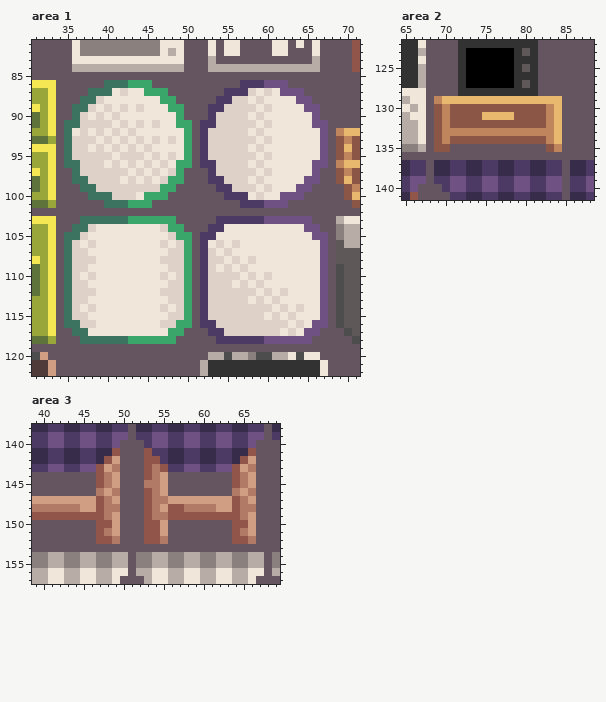
One commit to this pixel-art file: Assets/Yaya/Artwork/Environment/Furniture.ase. The first picture shows the starting point.
256x256 pixels, 1 frame. Colours within 5 levels of each other are drawn and written as one. Shown: area 1: x 31..71, y 81..122; area 2: x 65..88, y 122..141; area 3: x 39..69, y 138..157. The commit also changed other parts of the picture, which this record leaves out.
And afterwards:
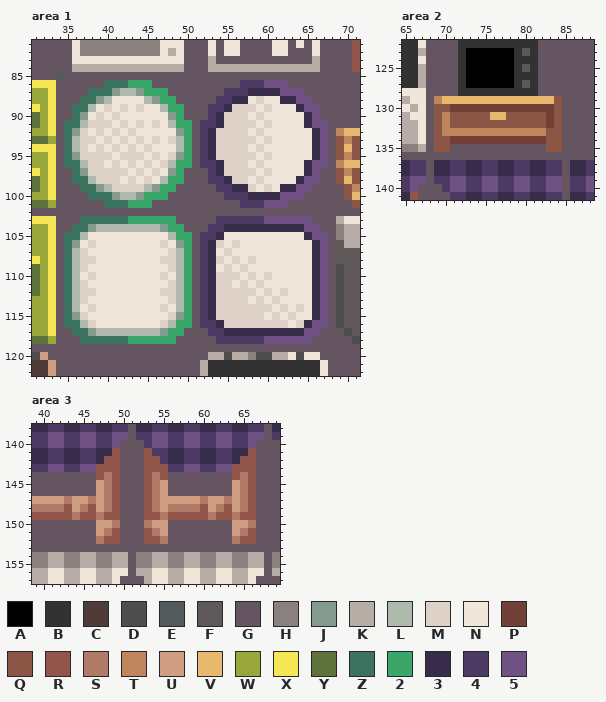
Palette (. is transparent): A #000000  B #323232  C #503b3b  D #4d4d4d  E #54595c  F #5e5858  G #655561  H #8a817f  J #859a8e  K #b8aca7  L #afb8ac  M #ded2c8  N #f0e6da  P #734037  Q #8c5646  R #925549  S #b17a66  T #bf855c  U #d09e83  V #e8b86f  W #99a63a  X #f5e753  Y #5e733b  Z #3c7360  2 #3aa669  3 #372c4a  4 #4d3a64  5 #6f5283
The exact change:
Changed rows in their new state; - is an unchanged pixel.
Area 1, layer "Furniture":
first column x 34:
 85 E--------------------------------
 87 -------JLLJ-------------3333-----
 88 -----JL----LJ---------33----33---
 89 ----L--------L-------3--------3--
 90 ---J----------J-----3----------3-
 91 ---L----------L-----3----------3-
 92 --J------------J---3------------3
 93 --L------------L---3------------3
 94 --L------------L---3------------3
 95 --J------------J---3------------3
 96 ---L----------L-----3----------3-
 97 ---J----------J-----3----------3-
 98 ----L--------L-------3--------3--
 99 -----JL----LJ---------33----33---
100 -------JLLJ-------------3333-----
first column x 36:
104 --JLLLLLLLLJ-------3333333333--
105 -L----------L-----3----------3-
106 J------------J---3------------3
107 L------------L---3------------3
108 L------------L---3------------3
109 L------------L---3------------3
110 L------------L---3------------3
111 L------------L---3------------3
112 L------------L---3------------3
113 L------------L---3------------3
114 L------------L---3------------3
115 J------------J---3------------3
116 -L----------L-----3----------3-
117 --JLLLLLLLLJ-------3333333333--
Area 2, layer "Furniture":
first column x 70:
129 --------------Q
130 QPPPPPPPPPPPPPQ
131 -----Q--Q----PQ
132 -------------PQ
133 -------------QQ
134 QPPPPPPPPPPPPQQ
135 --------------Q
Area 3, layer "Furniture":
first column x 43:
142 ------R----------------R
143 -----RR----R----------RR
144 ------R-----R----------R
145 ----U-R---R----------U-R
146 ----USR--------------USR
147 S--SU-R-----U----S--SU-R
148 RUSRU-R------SS--RUSRU-R
149 -S--SRR----R------S--SRR
150 ----UUS---SU---------UUS
151 ----U-R----S---------U-R
152 ----S-R--------------S-R
